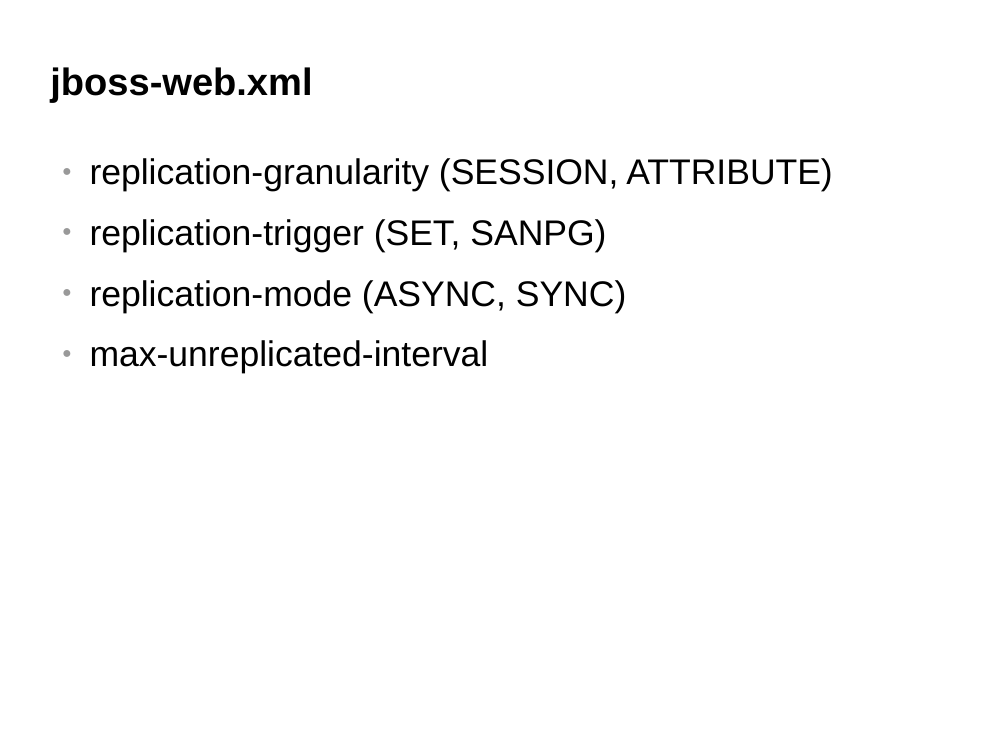
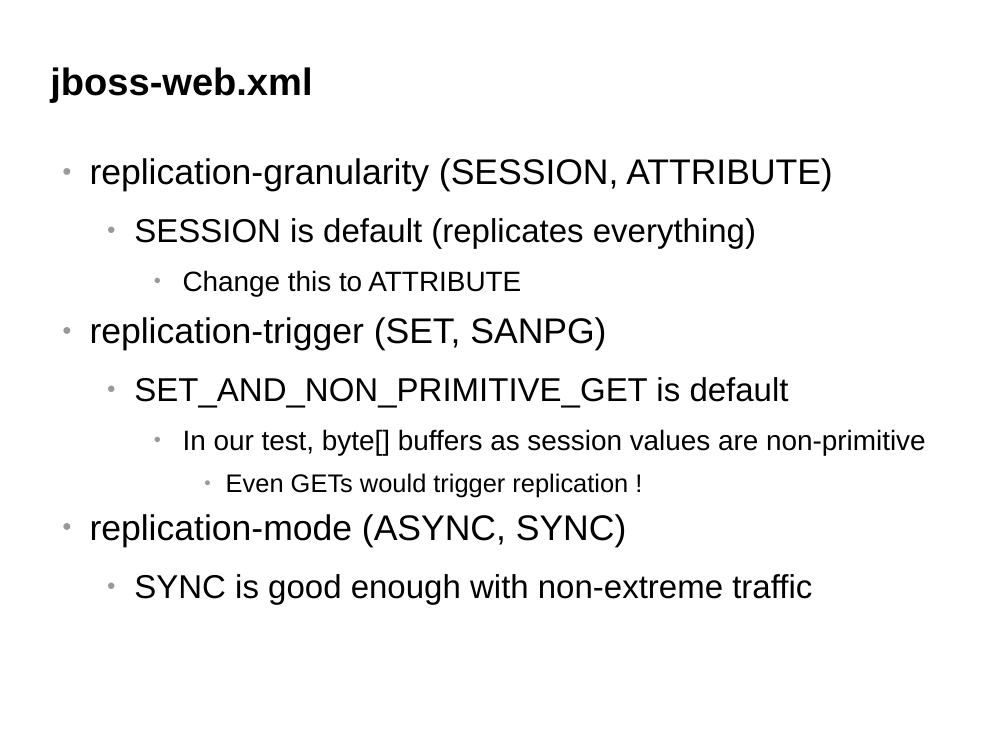
Before and after one commit to belaban/SessionPerf, a slide deck: slide 33 of docs/jbw2012.odp (slide 34 before the commit). Drawn at 1008x756 pixels with LibreOffice and Linux fonts; fonts in the diff are those of the drawing; background and template pictures are left out. Boxes give left, top, right and bottom in pixels: in the first picture for what was removed or moved away, otherwise in the second. Text is boxed around its words. In the diff, an @@ line names an element or a change of style, - is before the commit and + after.

```diff
--- a/docs/jbw2012.odp
+++ b/docs/jbw2012.odp
@@ text at (x1=134, y1=218, x2=756, y2=297): paragraphs added @@
+  ● SESSION is default (replicates everything)
+    ● Change this to ATTRIBUTE
@@ text at (x1=134, y1=377, x2=926, y2=498): paragraphs added @@
+  ● SET_AND_NON_PRIMITIVE_GET is default
+    ● In our test, byte[] buffers as session values are non-primitive
+      ● Even GETs would trigger replication !
@@ text at (x1=134, y1=574, x2=812, y2=605): text changed; size 28 to 26 pt @@
-● max-unreplicated-interval
+  ● SYNC is good enough with non-extreme traffic
```
Also in this commit, not shown: 8 other slides changed, 1 slide added, 1 slide removed, 3 other files.
